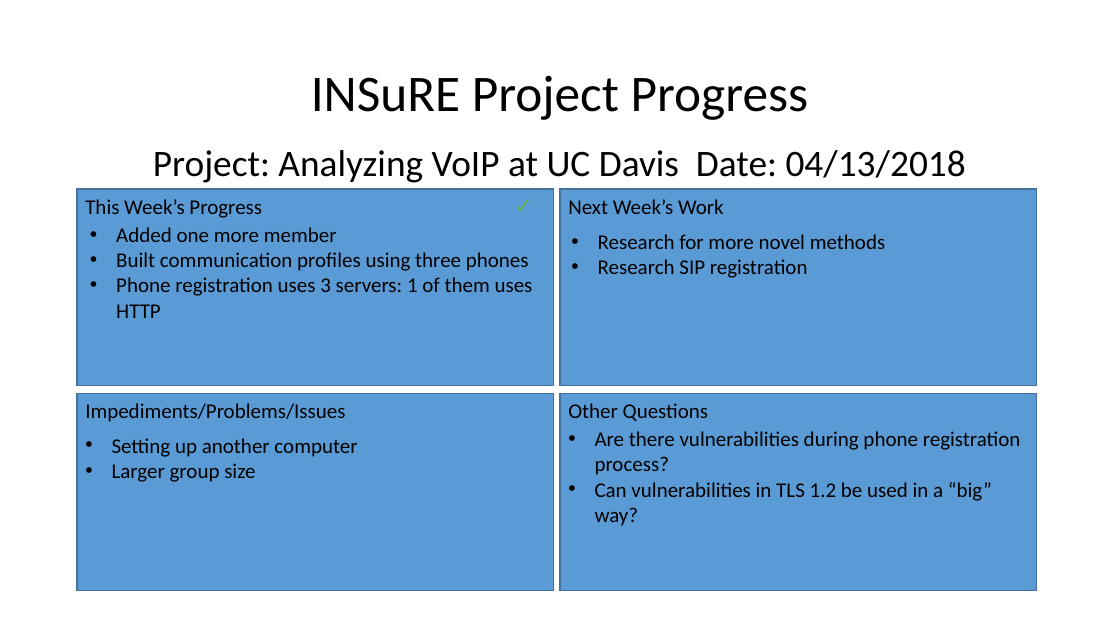
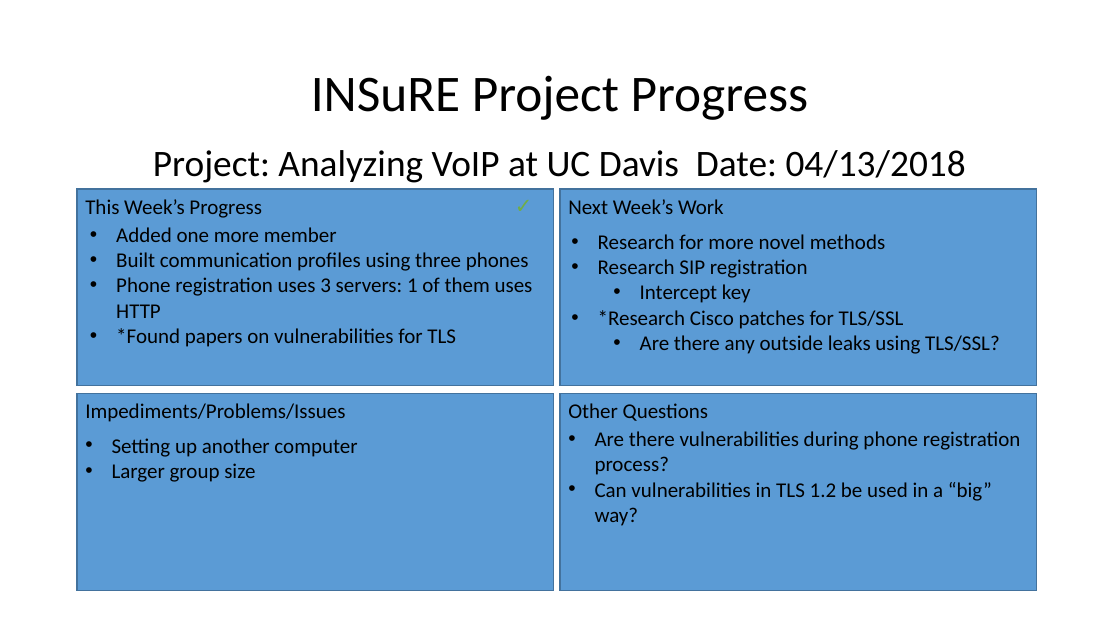
Before and after one commit to meongithub/ecs289M, a slide deck: slide 2 of weekly_dashboard/dashboard-04-13.pptx. Drawn at 1120x630 pixels with LibreOffice and Linux fonts; fonts in the diff are those of the drawing. Boxes give left, top, right and bottom in pixels: in the first picture for what was removed or moved away, otherwise in the second. Text is boxed around its words. In the diff, an @@ line names an element or a change of style, - is before the commit and + after.

```diff
--- a/weekly_dashboard/dashboard-04-13.pptx
+++ b/weekly_dashboard/dashboard-04-13.pptx
@@ text at [598, 284, 1000, 354]: paragraphs added @@
+  • Intercept key
+• *Research Cisco patches for TLS/SSL
+  • Are there any outside leaks using TLS/SSL?
@@ text at [116, 328, 456, 347]: paragraph added @@
+• *Found papers on vulnerabilities for TLS
```
